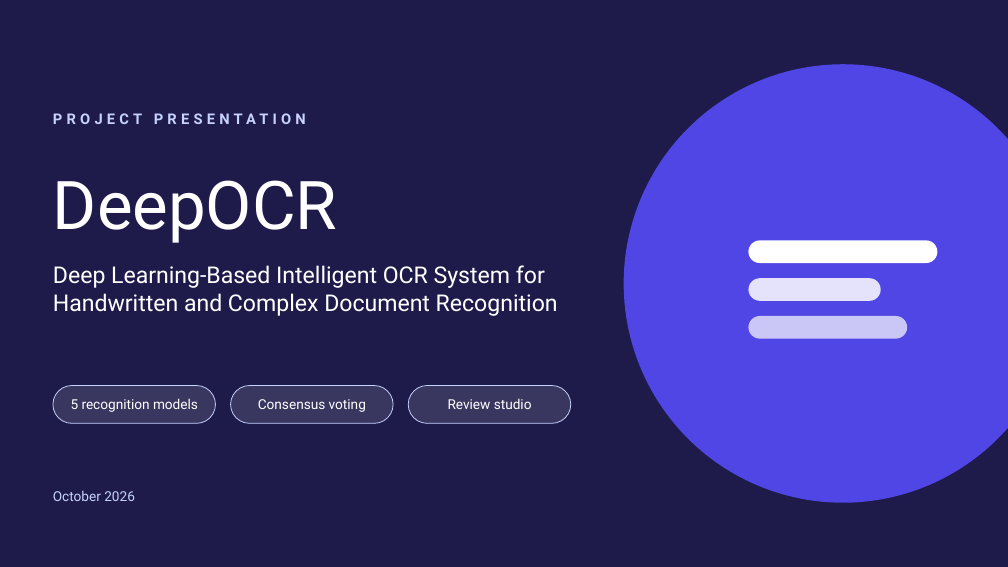
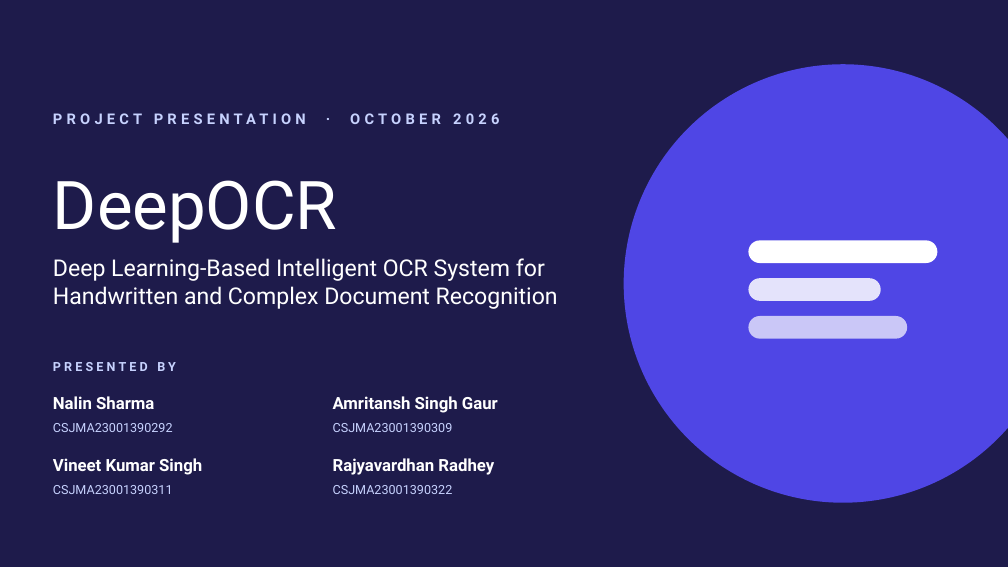
Before and after one commit to nalin7sharma/DeepOCR, a slide deck: slide 1 of presentation/DeepOCR_Presentation.pptx. Drawn at 1008x567 pixels with LibreOffice and Linux fonts; fonts in the diff are those of the drawing. Boxes give left, top, right and bottom in pixels: in the first picture for what was removed or moved away, otherwise in the second. Text is boxed around its words. In the diff, an @@ line names an element or a change of style, - is before the commit and + after.

```diff
--- a/presentation/DeepOCR_Presentation.pptx
+++ b/presentation/DeepOCR_Presentation.pptx
@@ text at bbox=[53, 113, 499, 124]: text changed @@
-PROJECT PRESENTATION
+PROJECT PRESENTATION · OCTOBER 2026
@@ text "Deep Learning-Based Intelligent OCR System ...": place and size @@
-text "Deep Learning-Based Intelligent OCR System ..." at bbox=[53, 265, 558, 316]
+text "Deep Learning-Based Intelligent OCR System ..." at bbox=[53, 258, 558, 309]
@@ rounded rectangle removed at bbox=[53, 386, 216, 423] @@
@@ text added at bbox=[53, 362, 176, 371], 12 pt, text #C7D2FE, bold @@
+PRESENTED BY
@@ rounded rectangle removed at bbox=[231, 386, 393, 423] @@
@@ rounded rectangle removed at bbox=[408, 386, 571, 423] @@
@@ text at bbox=[53, 396, 154, 409]: text changed; size 13 to 16 pt; bold on @@
-5 recognition models
+Nalin Sharma
@@ text "Nalin Sharma" at bbox=[53, 396, 154, 409]: vertical alignment middle to top @@
@@ text "Amritansh Singh Gaur" at bbox=[333, 396, 498, 413]: vertical alignment middle to top @@
@@ text at bbox=[333, 396, 498, 413]: text changed; size 13 to 16 pt; bold on @@
-Consensus voting
+Amritansh Singh Gaur
@@ text removed at bbox=[448, 399, 532, 409] @@
-Review studio
@@ text added at bbox=[53, 423, 173, 432], 12 pt, text #C7D2FE @@
+CSJMA23001390292
@@ text added at bbox=[333, 423, 453, 432], 12 pt, text #C7D2FE @@
+CSJMA23001390309
@@ text added at bbox=[53, 458, 202, 475], 16 pt, text #FFFFFF, bold @@
+Vineet Kumar Singh
@@ text added at bbox=[333, 458, 494, 475], 16 pt, text #FFFFFF, bold @@
+Rajyavardhan Radhey
@@ text at bbox=[53, 485, 173, 494]: text changed; size 13 to 12 pt @@
-October 2026
+CSJMA23001390311
@@ text added at bbox=[333, 485, 453, 494], 12 pt, text #C7D2FE @@
+CSJMA23001390322
```
Also in this commit, not shown: 6 other files.
